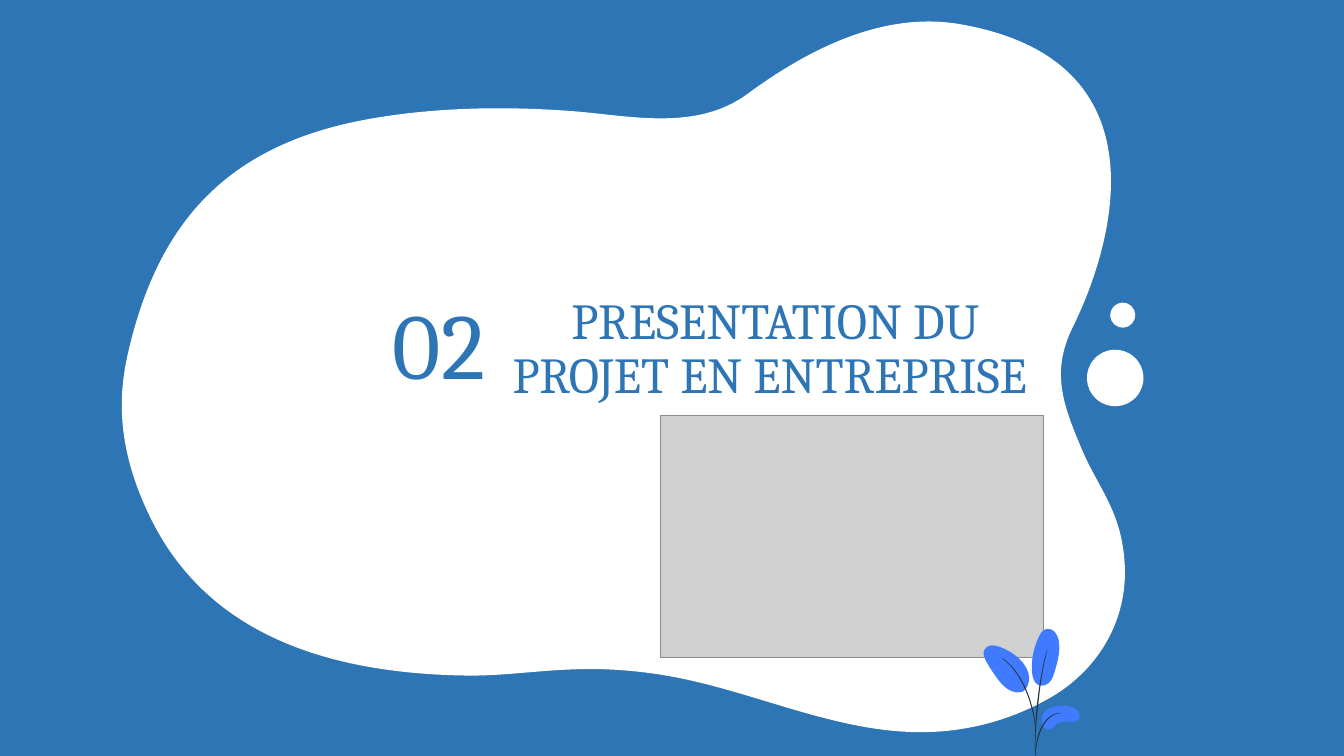
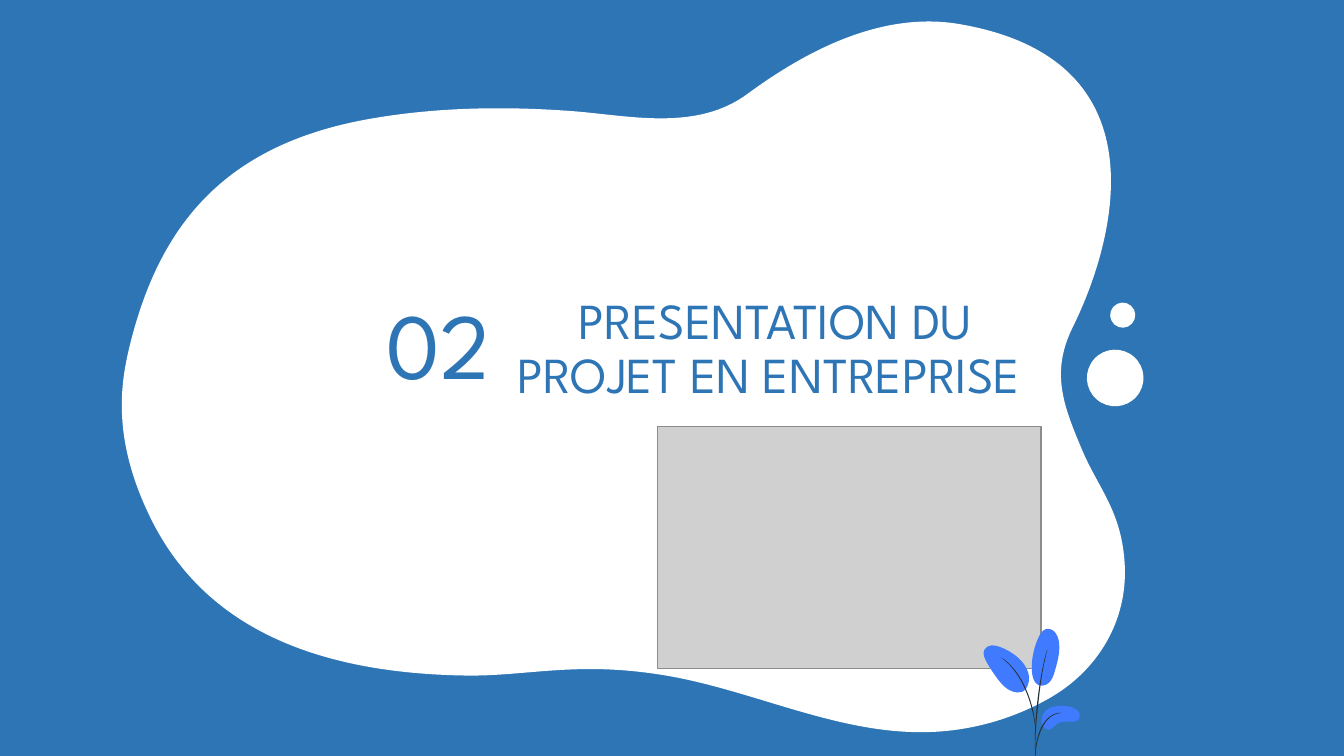
Before and after one commit to Claude127/stageX2, a slide deck: slide 6 of Presentation1.pptx. Drawn at 1344x756 pixels with LibreOffice and Linux fonts; fonts in the diff are those of the drawing; grey boxes stand for pictures. Boxes give left, top, right and bottom in pixels: in the first picture for what was removed or moved away, otherwise in the second. Text is boxed around its words. In the diff, an @@ line names an element or a change of style, - is before the commit and + after.

```diff
--- a/Presentation1.pptx
+++ b/Presentation1.pptx
@@ title "02" at <box>387,316,491,380</box>: font Cambria to League Spartan @@
@@ title "PRESENTATION DU PROJET EN ENTREPRISE" at <box>518,305,1020,394</box>: font Cambria to League Spartan @@
@@ picture: place and size @@
-picture at <box>660,415,1045,657</box>
+picture at <box>657,426,1042,668</box>
```
Also in this commit, not shown: 25 other slides changed.
